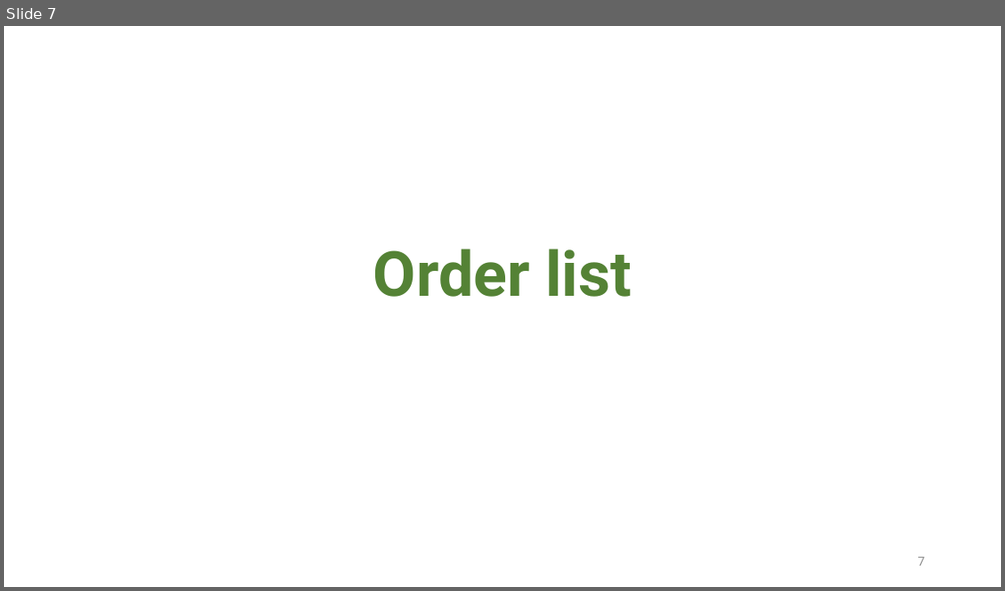
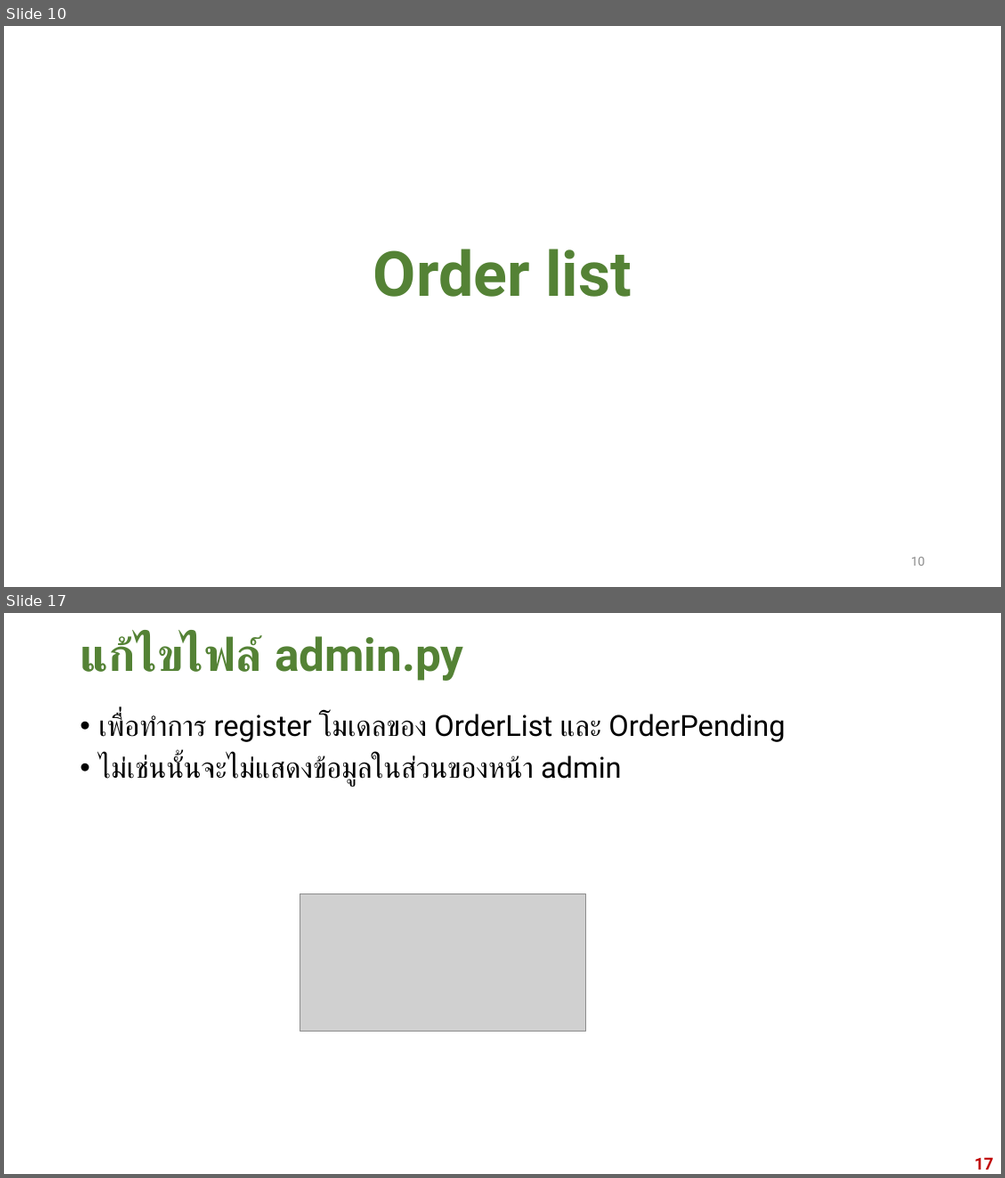
Before and after one commit to ratchakoonprn/Django50Hours, a slide deck: PPT/EP14-2020-09-02.pptx. Shown one above the other, each under a label of ours: slide 7 before the commit, slides 10 and 17 after it; the slides between them are not shown. The pictures are 1005x591 and 1005x1178 pixels, drawn with LibreOffice and Linux fonts; fonts in the diff are those of the drawing; grey boxes stand for pictures; background and template pictures are left out. Boxes give left, top, right and bottom in pixels: in the first picture for what was removed or moved away, otherwise in the second. Text is boxed around its words. In the diff, an @@ line names an element or a change of style, - is before the commit and + after.

```diff
--- a/PPT/EP14-2020-09-02.pptx
+++ b/PPT/EP14-2020-09-02.pptx
@@ slide 17 added at (4,613,1001,1174), background #FFFFFF @@
@@ title added at (80,635,464,681), 44 pt, text #548235, bold @@
+แก้ไขไฟล์ admin.py
@@ text added at (98,713,785,786), 28 pt, text #000000 @@
+• เพื่อทำการ register โมเดลของ OrderList และ OrderPending
+• ไม่เช่นนั้นจะไม่แสดงข้อมูลในส่วนของหน้า admin
@@ picture added at (300,893,585,1030) @@
@@ page number added at (974,1157,993,1169), 16 pt, text #C00000, bold @@
+17
@@ what was slide 7 is now slide 10 @@
@@ page number at (911,556,925,565): text changed @@
-7
+10
```
Also in this commit, not shown: 3 slides changed, 7 other slides added, 5 other files.
